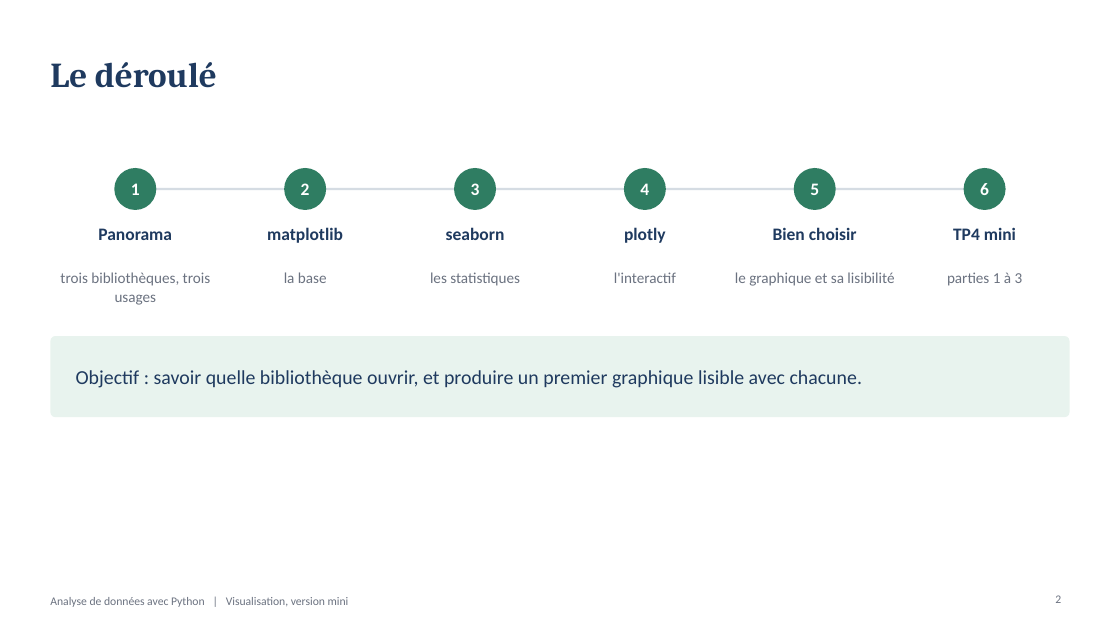
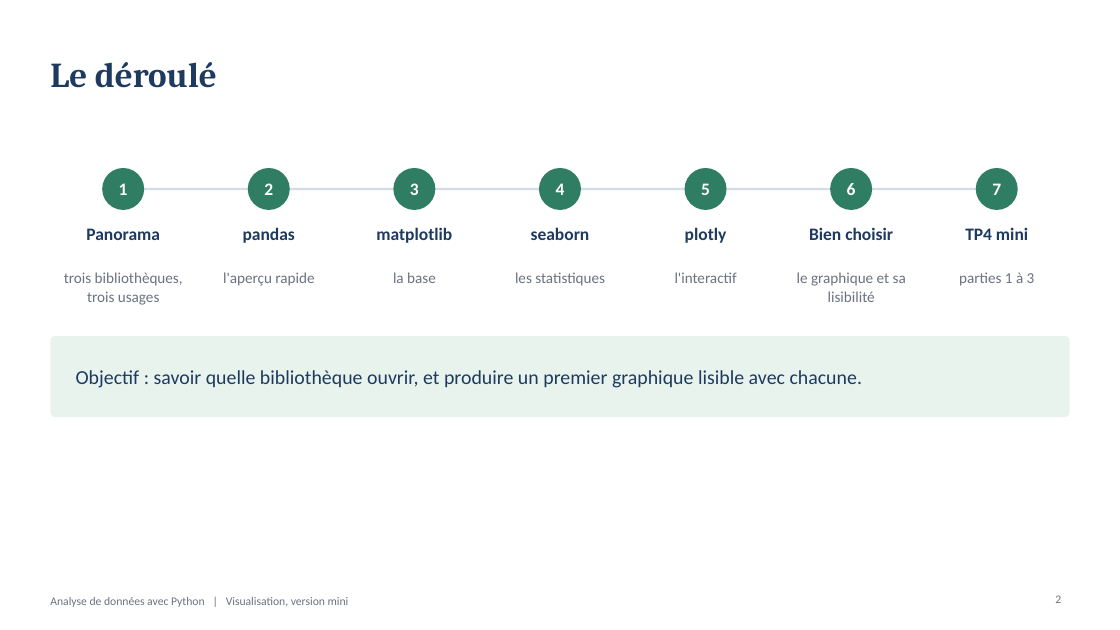
Before and after one commit to ardev2/formation-analyse-donnees-python, a slide deck: slide 2 of cours/04-jour2-apres-midi/visualisation-mini.pptx. Drawn at 1120x630 pixels with LibreOffice and Linux fonts; fonts in the diff are those of the drawing. Boxes give left, top, right and bottom in pixels: in the first picture for what was removed or moved away, otherwise in the second. Text is boxed around its words. In the diff, an @@ line names an element or a change of style, - is before the commit and + after.

Commit message:
Update visualisation mini

```diff
--- a/cours/04-jour2-apres-midi/visualisation-mini.pptx
+++ b/cours/04-jour2-apres-midi/visualisation-mini.pptx
@@ text "1" moved from (x1=131, y1=183, x2=140, y2=195) to (x1=119, y1=183, x2=128, y2=195) @@
@@ ellipse moved from (x1=114, y1=168, x2=156, y2=210) to (x1=103, y1=168, x2=145, y2=210) @@
@@ text "2" moved from (x1=301, y1=183, x2=310, y2=195) to (x1=264, y1=183, x2=273, y2=195) @@
@@ ellipse moved from (x1=284, y1=168, x2=326, y2=210) to (x1=248, y1=168, x2=290, y2=210) @@
@@ text "3" moved from (x1=471, y1=183, x2=480, y2=195) to (x1=410, y1=183, x2=419, y2=195) @@
@@ ellipse moved from (x1=455, y1=168, x2=497, y2=210) to (x1=393, y1=168, x2=435, y2=210) @@
@@ text "4" moved from (x1=640, y1=183, x2=649, y2=195) to (x1=556, y1=183, x2=565, y2=195) @@
@@ ellipse added at (x1=539, y1=168, x2=581, y2=210), fill #2F7D62 @@
@@ text "5" moved from (x1=810, y1=183, x2=819, y2=195) to (x1=701, y1=183, x2=710, y2=195) @@
@@ ellipse moved from (x1=624, y1=168, x2=666, y2=210) to (x1=685, y1=168, x2=727, y2=210) @@
@@ text "6" moved from (x1=980, y1=183, x2=989, y2=195) to (x1=847, y1=183, x2=856, y2=195) @@
@@ ellipse moved from (x1=794, y1=168, x2=836, y2=210) to (x1=830, y1=168, x2=872, y2=210) @@
@@ ellipse moved from (x1=964, y1=168, x2=1006, y2=210) to (x1=976, y1=168, x2=1018, y2=210) @@
@@ line moved from (135, 189) - (985, 189) to (124, 189) - (997, 189) @@
@@ text added at (x1=992, y1=183, x2=1001, y2=195), 15 pt, text #FFFFFF, bold @@
+7
@@ text "Panorama" moved from (x1=98, y1=228, x2=172, y2=240) to (x1=86, y1=228, x2=160, y2=240) @@
@@ text added at (x1=243, y1=227, x2=295, y2=243), 15 pt, text #1F3A5F, bold @@
+pandas
@@ text "matplotlib" moved from (x1=267, y1=227, x2=343, y2=243) to (x1=376, y1=227, x2=452, y2=243) @@
@@ text "seaborn" moved from (x1=446, y1=227, x2=505, y2=240) to (x1=531, y1=227, x2=590, y2=240) @@
@@ text "plotly" moved from (x1=624, y1=227, x2=666, y2=243) to (x1=685, y1=227, x2=727, y2=243) @@
@@ text "Bien choisir" moved from (x1=773, y1=227, x2=857, y2=240) to (x1=809, y1=227, x2=893, y2=240) @@
@@ text "TP4 mini" moved from (x1=953, y1=227, x2=1016, y2=240) to (x1=965, y1=228, x2=1028, y2=240) @@
@@ text "trois bibliothèques, trois usages" rewrapped from (x1=60, y1=272, x2=210, y2=305) to (x1=64, y1=272, x2=183, y2=305) @@
@@ text "la base" moved from (x1=284, y1=272, x2=327, y2=283) to (x1=393, y1=272, x2=436, y2=283) @@
@@ text "les statistiques" moved from (x1=430, y1=272, x2=520, y2=286) to (x1=515, y1=272, x2=605, y2=286) @@
@@ text "l'interactif" moved from (x1=614, y1=272, x2=676, y2=283) to (x1=675, y1=272, x2=737, y2=283) @@
@@ text "le graphique et sa lisibilité" rewrapped from (x1=735, y1=272, x2=894, y2=286) to (x1=797, y1=272, x2=906, y2=302) @@
@@ text "parties 1 à 3" moved from (x1=947, y1=272, x2=1023, y2=286) to (x1=959, y1=272, x2=1035, y2=286) @@
@@ text added at (x1=223, y1=272, x2=314, y2=286), 13 pt, text #6B7280 @@
+l'aperçu rapide
```
Also in this commit, not shown: 3 other slides changed, 1 slide added, 3 other files.
